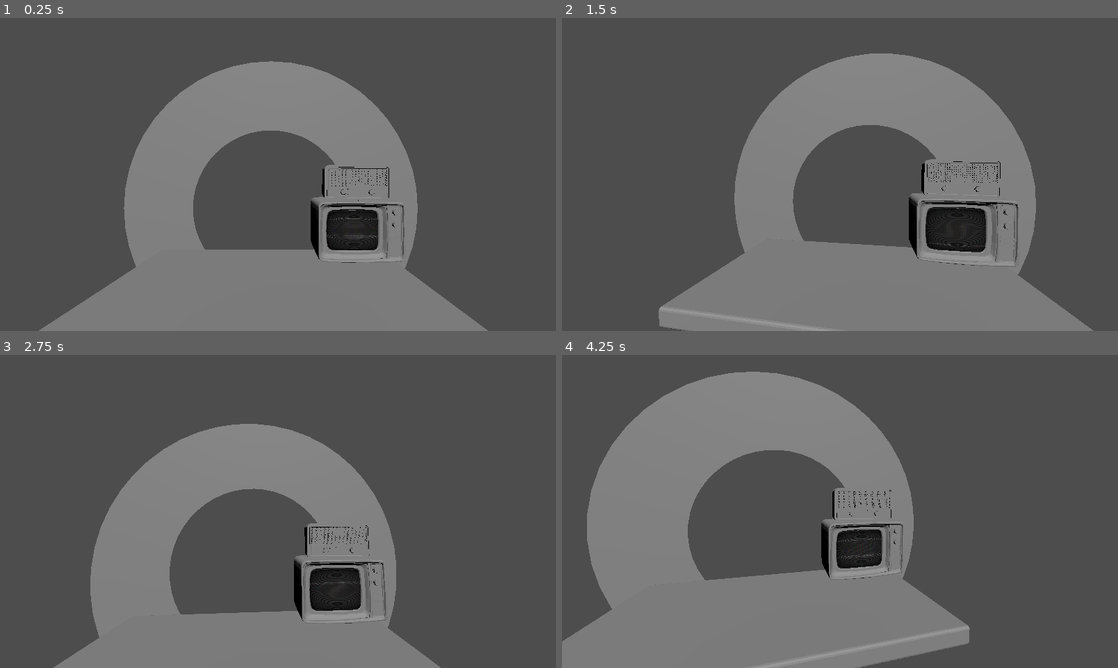
Above: before the commit, frames 1-4 (two rows, left to right).
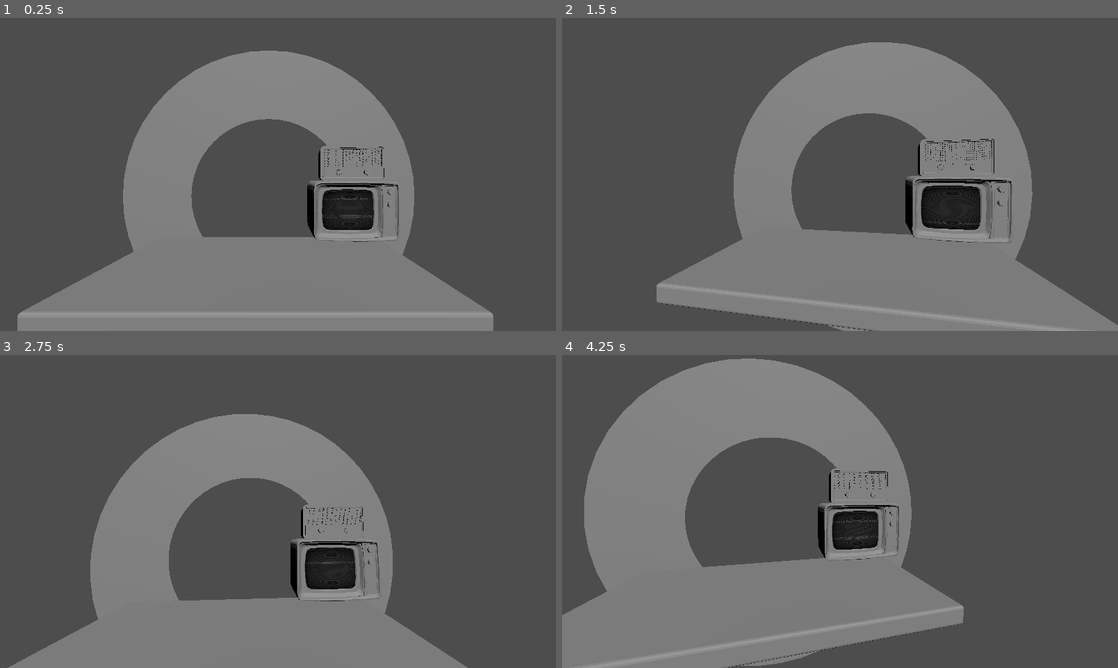
Above: after the commit, the same moments.

Repository: YAGOTAGO/UnderPressure
Game: Godot game, scene res://scenes/main.tscn
Two runs of this game, one before a commit and one after it. Both use one fixed random seed, a clock stepped at 60 frames per second and the inputs below. This scene is started directly instead of the project's main scene.
Inputs (mouse positions are in pixels of both pictures, inside the frame that each line leads up to):
- Up to frame 1 (0.25 s): no input
- Up to frame 2 (1.5 s): move the mouse to (962, 158) at 0.52 s; click (962, 158) at 0.6 s; tap Enter at 1.25 s; move the mouse to (728, 190) at 1.27 s; click (728, 190) at 1.35 s
- Up to frame 3 (2.75 s): tap Space at 2 s; move the mouse to (333, 442) at 2.02 s; click (333, 442) at 2.1 s
- Up to frame 4 (4.25 s): move the mouse to (812, 574) at 2.77 s; click (812, 574) at 2.85 s; move the mouse to (1006, 558) at 3.52 s; click (1006, 558) at 3.6 s

The runs differ from the first frame. In frame 1, 9.2% of the frame differs, in the area x 3-89%, y 10-100%; in frame 2, 11%, in the area x 17-100%, y 7-100%; in frame 3, 7.9%; in frame 4, 11%.

Commit message:
Particles

Diff:
--- a/scenes/main.tscn
+++ b/scenes/main.tscn
@@ -12,7 +12,7 @@
 transform = Transform3D(1, 0, 0, 0, 0.725134, 0.688608, 0, -0.688608, 0.725134, -2.08482, 8.13339, 4.40576)
 
 [node name="Camera3D" type="Camera3D" parent="."]
-transform = Transform3D(1, 0, 0, 0, 1, 0, 0, 0, 1, 0.416314, 4.99408, 7.32708)
+transform = Transform3D(1, 0, 0, 0, 1, 0, 0, 0, 1, 0.552679, 4.26659, 7.41683)
 script = ExtResource("1_473u7")
 
 [node name="Tv3d" parent="." instance=ExtResource("2_pv8vt")]
@@ -27,5 +27,5 @@
 mesh = ExtResource("4_ewsh0")
 
 [node name="Table" type="MeshInstance3D" parent="."]
-transform = Transform3D(1, 0, 0, 0, 1, 0, 0, 0, 1, -0.0180212, 0.577285, -5.87083)
+transform = Transform3D(1, 0, 0, 0, 1, 0, 0, 0, 1, -0.0790592, 0.577285, -5.87979)
 mesh = ExtResource("5_bm264")
--- a/scenes/test_scenes/3d_particles.tscn
+++ b/scenes/test_scenes/3d_particles.tscn
@@ -1,9 +1,14 @@
-[gd_scene load_steps=2 format=3 uid="uid://bfhi068dmsvbq"]
+[gd_scene load_steps=3 format=3 uid="uid://bfhi068dmsvbq"]
+
+[ext_resource type="ArrayMesh" uid="uid://6boxsmokkpeq" path="res://objects/waterdrop.obj" id="1_hisan"]
 
 [sub_resource type="ParticleProcessMaterial" id="ParticleProcessMaterial_5v13p"]
 
 [node name="3dParticles" type="Node3D"]
 
 [node name="GPUParticles3D" type="GPUParticles3D" parent="."]
-transform = Transform3D(1, 0, 0, 0, 1, 0, 0, 0, 1, -0.211257, 1.18544, -0.40119)
+transform = Transform3D(1, 0, 0, 0, 1, 0, 0, 0, 1, -12.9023, -2.50756, -4.40119)
+amount = 2
+lifetime = 1.5
 process_material = SubResource("ParticleProcessMaterial_5v13p")
+draw_pass_1 = ExtResource("1_hisan")
